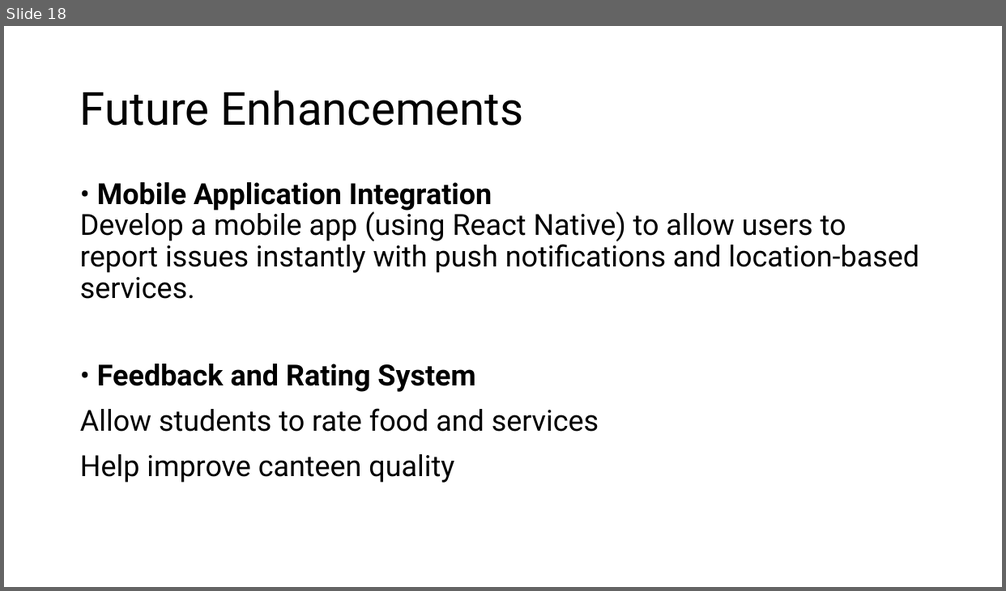
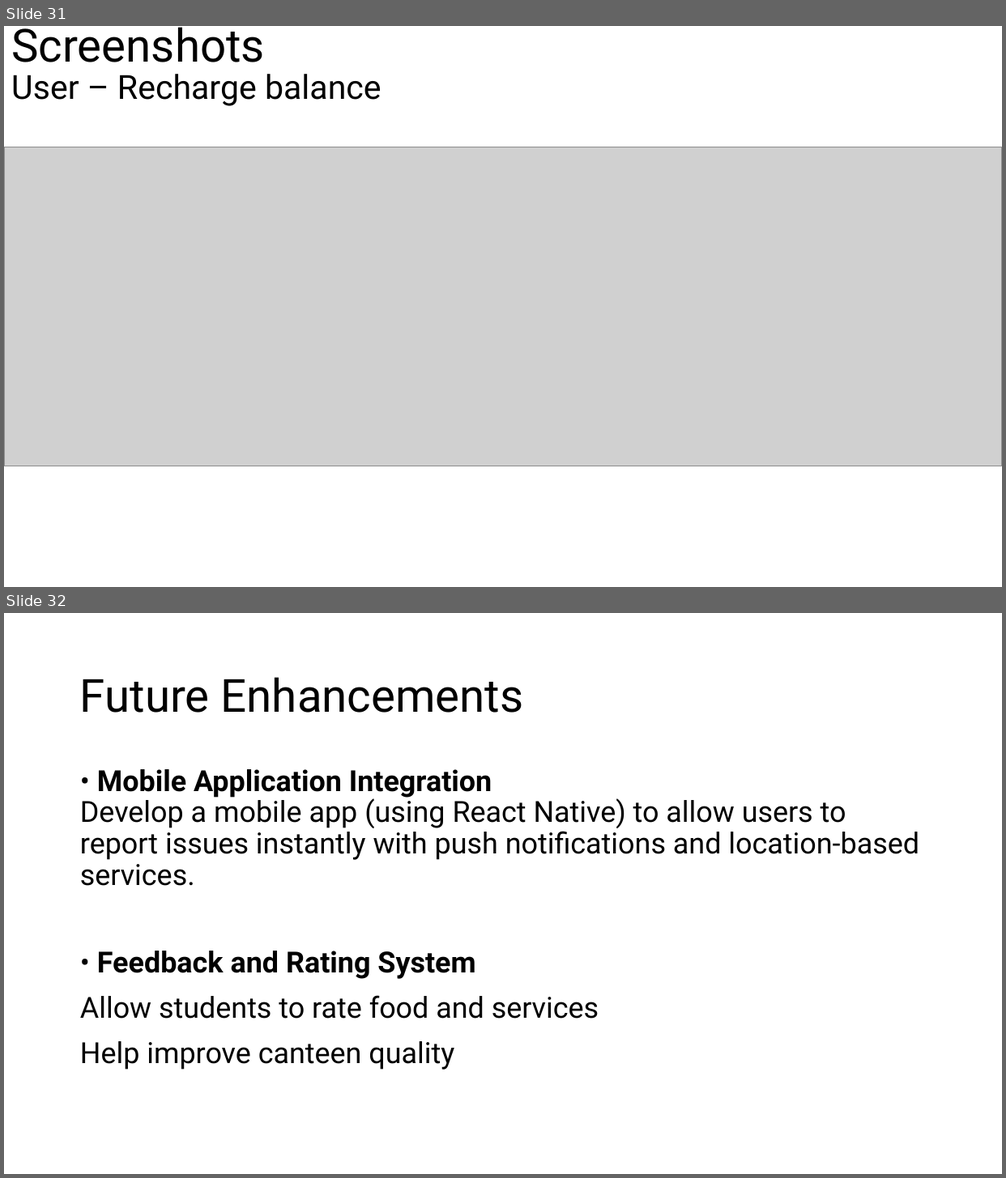
Before and after one commit to Lumineskz/project-ii-main, a slide deck: Slides/mid defense.pptx. Shown one above the other, each under a label of ours: slide 18 before the commit, slides 31 and 32 after it. The pictures are 1006x591 and 1006x1178 pixels, drawn with LibreOffice and Linux fonts; fonts in the diff are those of the drawing; grey boxes stand for pictures. Boxes give left, top, right and bottom in pixels: in the first picture for what was removed or moved away, otherwise in the second. Text is boxed around its words. In the diff, an @@ line names an element or a change of style, - is before the commit and + after.

```diff
--- a/Slides/mid defense.pptx
+++ b/Slides/mid defense.pptx
@@ slide 31 added at (4,26,1002,587), background #FFFFFF @@
@@ title added at (11,27,265,62), 44 pt, text #000000 @@
+Screenshots
@@ text added at (11,74,381,106), 32 pt, text #000000 @@
+User – Recharge balance
@@ picture added at (4,147,1002,466) @@
@@ what was slide 18 is now slide 32 @@
```
Also in this commit, not shown: 1 slide changed, 13 other slides added, 7 other files.
